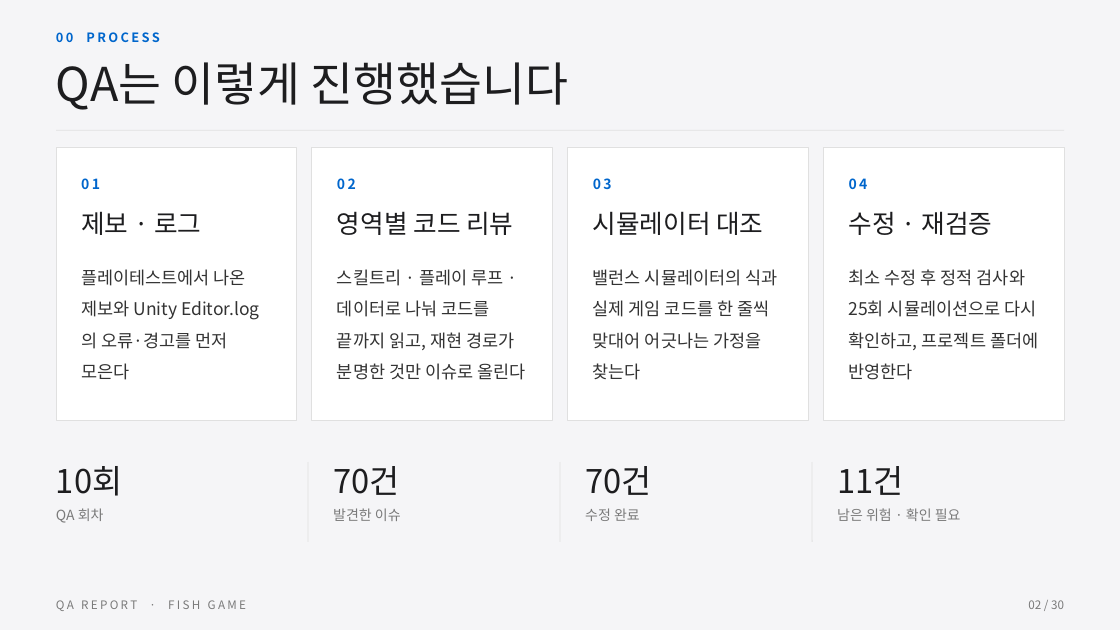
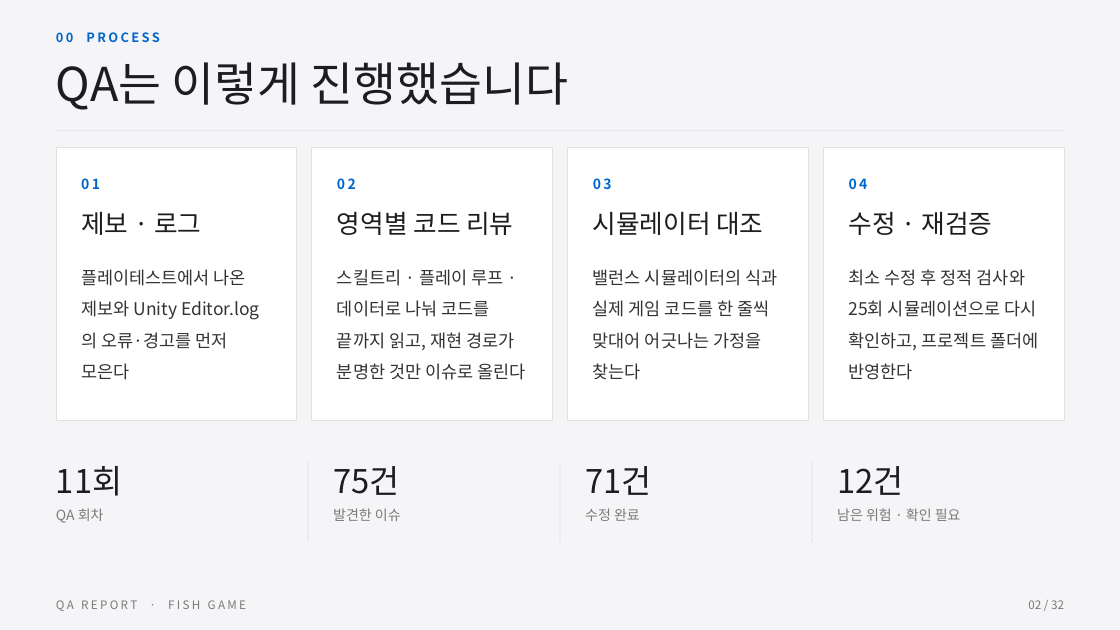
Before and after one commit to BSH0401/fishing, a slide deck: slide 2 of Docs/QA/물고기게임_QA리포트.pptx. Drawn at 1120x630 pixels with LibreOffice and Linux fonts; fonts in the diff are those of the drawing. Boxes give left, top, right and bottom in pixels: in the first picture for what was removed or moved away, otherwise in the second. Text is boxed around its words. In the diff, an @@ line names an element or a change of style, - is before the commit and + after.

```diff
--- a/Docs/QA/물고기게임_QA리포트.pptx
+++ b/Docs/QA/물고기게임_QA리포트.pptx
@@ text at bbox=[56, 466, 122, 496]: text changed @@
-10회
+11회
@@ text at bbox=[333, 466, 399, 495]: text changed @@
-70건
+75건
@@ text at bbox=[585, 466, 651, 495]: text changed @@
-70건
+71건
@@ text at bbox=[837, 466, 903, 495]: text changed @@
-11건
+12건
@@ text at bbox=[1028, 600, 1064, 609]: text changed @@
-02 / 30
+02 / 32
```
Also in this commit, not shown: 29 other slides changed, 2 slides added, 2 other files.
